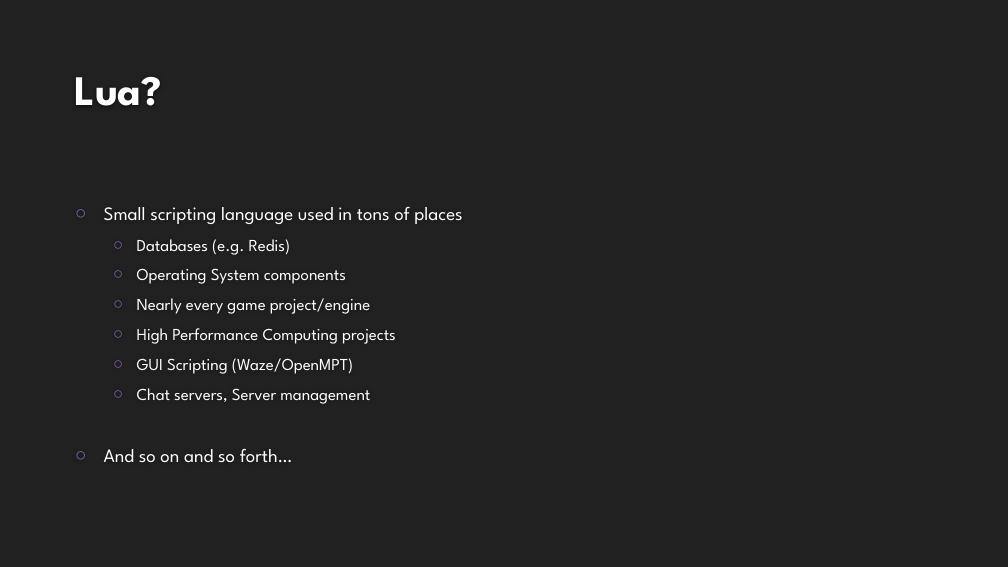
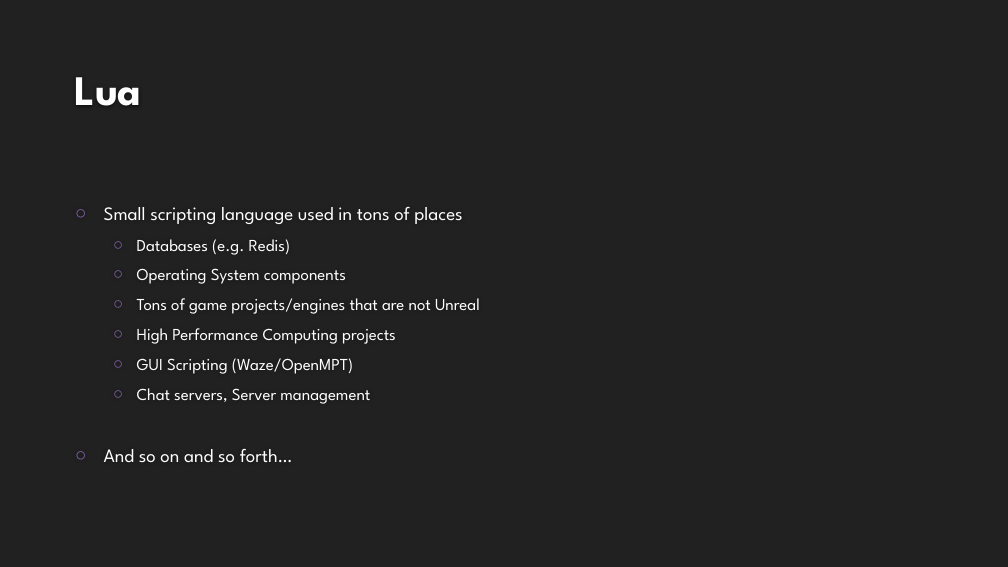
Before and after one commit to ThePhD/ThePhD.github.io, a slide deck: slide 3 of presentations/sol2/C++ Now/2018.03.28 - ThePhD - Compile Fast, Run Faster, Scale Forever.pptx (slide 2 before the commit). Drawn at 1008x567 pixels with LibreOffice and Linux fonts; fonts in the diff are those of the drawing; background and template pictures are left out. Boxes give left, top, right and bottom in pixels: in the first picture for what was removed or moved away, otherwise in the second. Text is boxed around its words. In the diff, an @@ line names an element or a change of style, - is before the commit and + after.

```diff
--- a/presentations/sol2/C++ Now/2018.03.28 - ThePhD - Compile Fast, Run Faster, Scale Forever.pptx
+++ b/presentations/sol2/C++ Now/2018.03.28 - ThePhD - Compile Fast, Run Faster, Scale Forever.pptx
@@ title at bbox=[75, 77, 142, 106]: text changed @@
-Lua?
+Lua
@@ text at bbox=[137, 298, 480, 314]: text changed @@
-  ○ Nearly every game project/engine
+  ○ Tons of game projects/engines that are not Unreal
```
Also in this commit, not shown: 4 other slides changed, 54 slides added, 5 other files.
